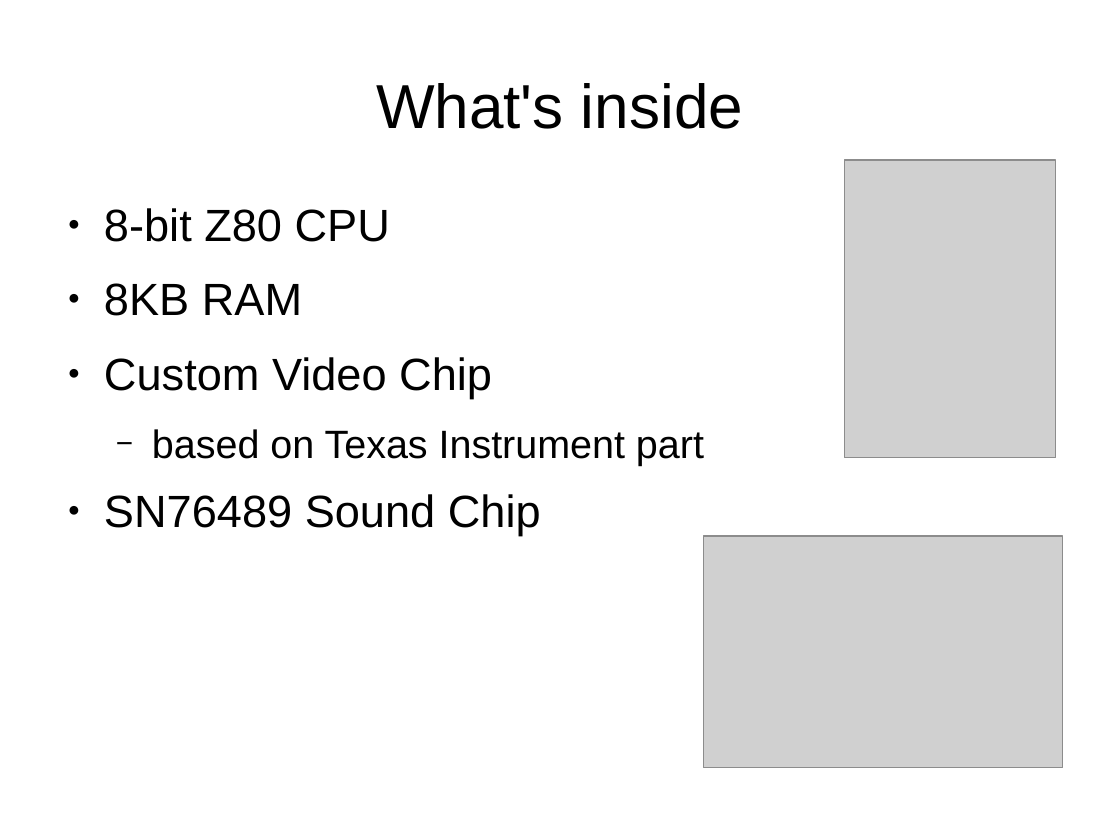
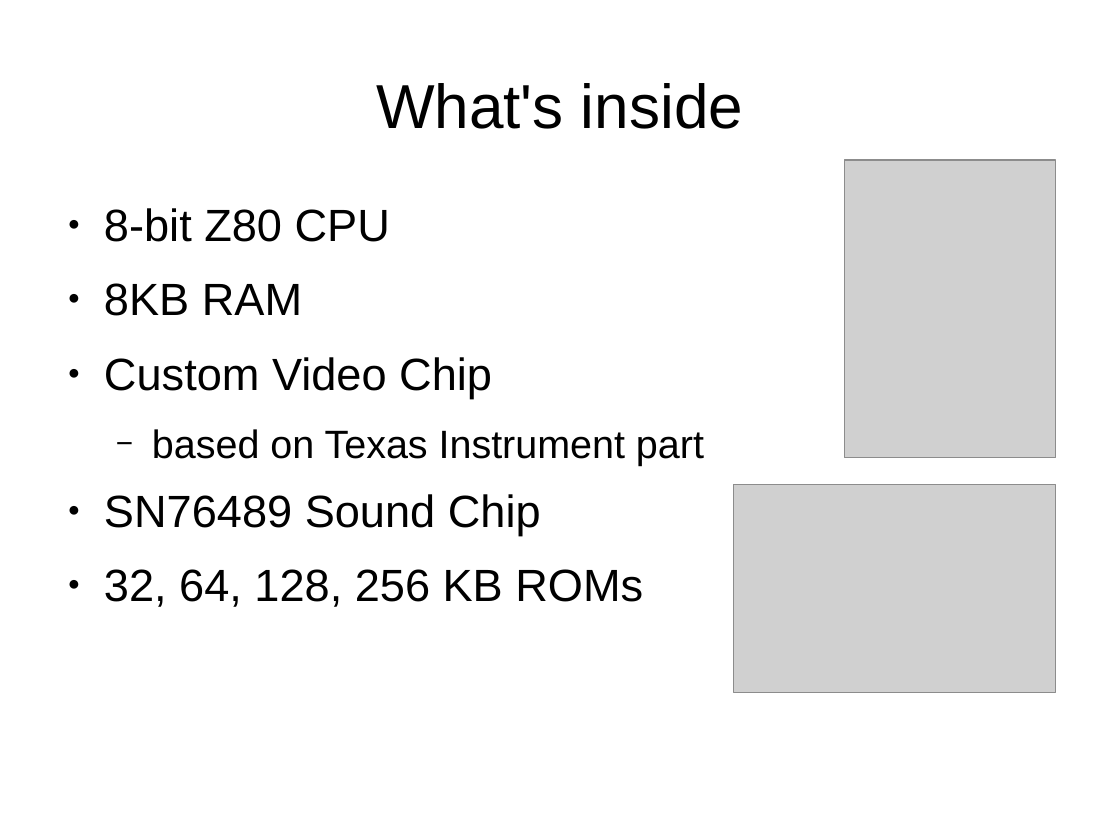
Before and after one commit to mattgodbolt/miracle-sms-emulator, a slide deck: slide 5 of emulating.odp. Drawn at 1120x840 pixels with LibreOffice and Linux fonts; fonts in the diff are those of the drawing; grey boxes stand for pictures; background and template pictures are left out. Boxes give left, top, right and bottom in pixels: in the first picture for what was removed or moved away, otherwise in the second. Text is boxed around its words. In the diff, an @@ line names an element or a change of style, - is before the commit and + after.

```diff
--- a/emulating.odp
+++ b/emulating.odp
@@ picture: place and size @@
-picture at [703, 537, 1063, 768]
+picture at [734, 485, 1057, 693]
@@ text at [104, 569, 643, 607]: paragraph added @@
+● 32, 64, 128, 256 KB ROMs
```
Also in this commit, not shown: 2 other slides changed, 2 slides added, 1 slide removed.
